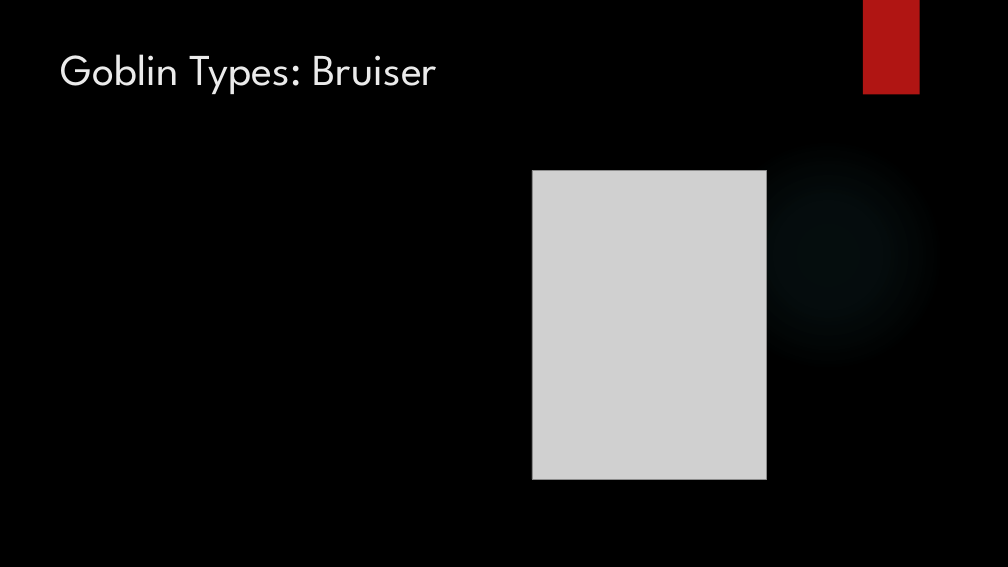
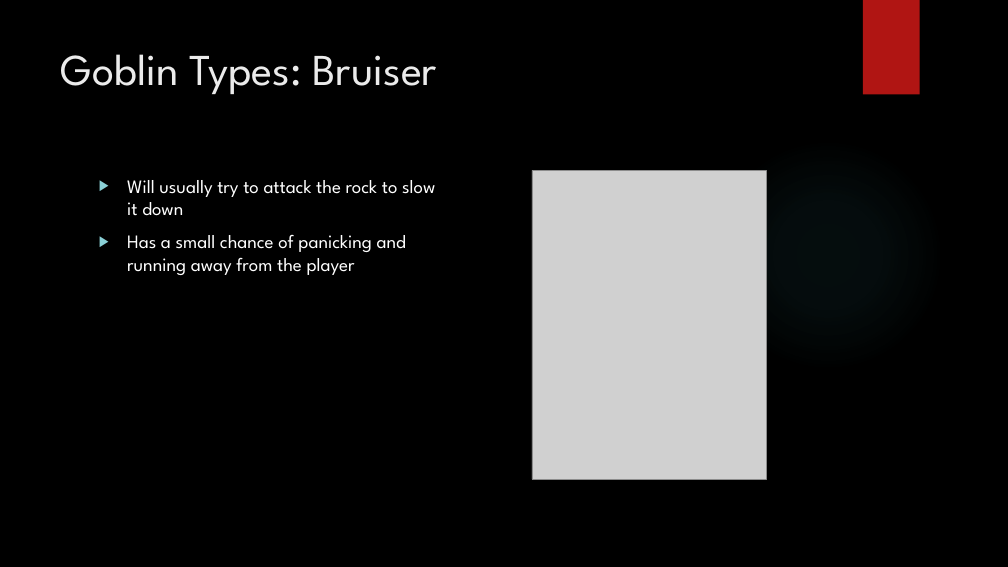
Before and after one commit to SEMO-dank-memers/FinalProject, a slide deck: slide 7 of Presentation.pptx (slide 8 before the commit). Drawn at 1008x567 pixels with LibreOffice and Linux fonts; fonts in the diff are those of the drawing; grey boxes stand for pictures; background and template pictures are left out. Boxes give left, top, right and bottom in pixels: in the first picture for what was removed or moved away, otherwise in the second. Text is boxed around its words. In the diff, an @@ line names an element or a change of style, - is before the commit and + after.

```diff
--- a/Presentation.pptx
+++ b/Presentation.pptx
@@ text added at (127, 180, 435, 275), 18 pt, text #FFFFFF @@
+▶ Will usually try to attack the rock to slow it down
+▶ Has a small chance of panicking and running away from the player
```
Also in this commit, not shown: 4 other slides changed, 1 slide removed, 3 other files.
